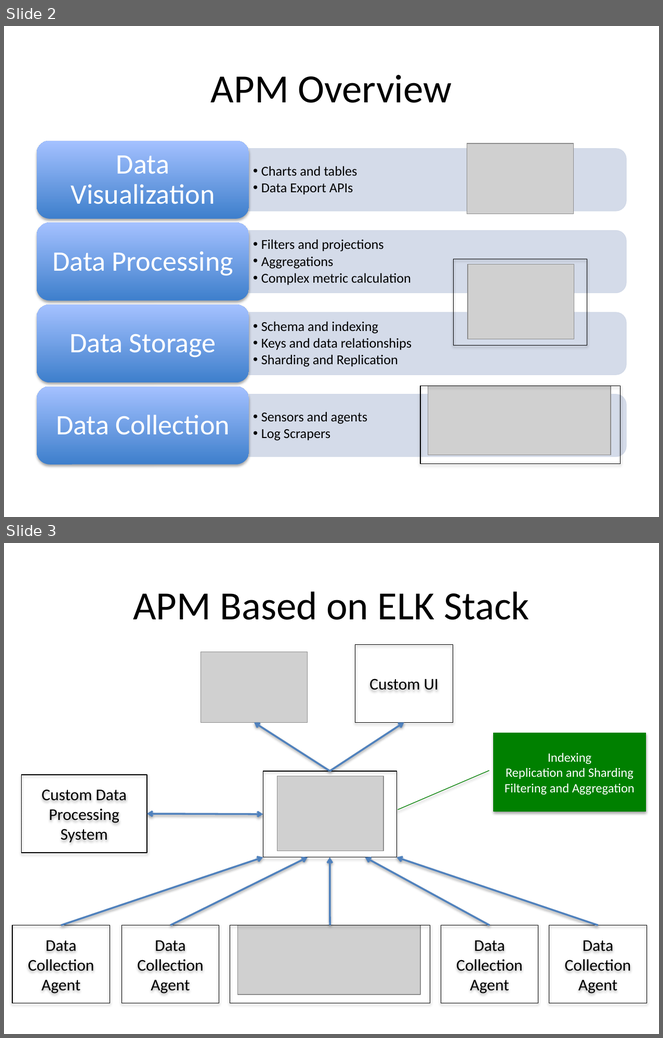
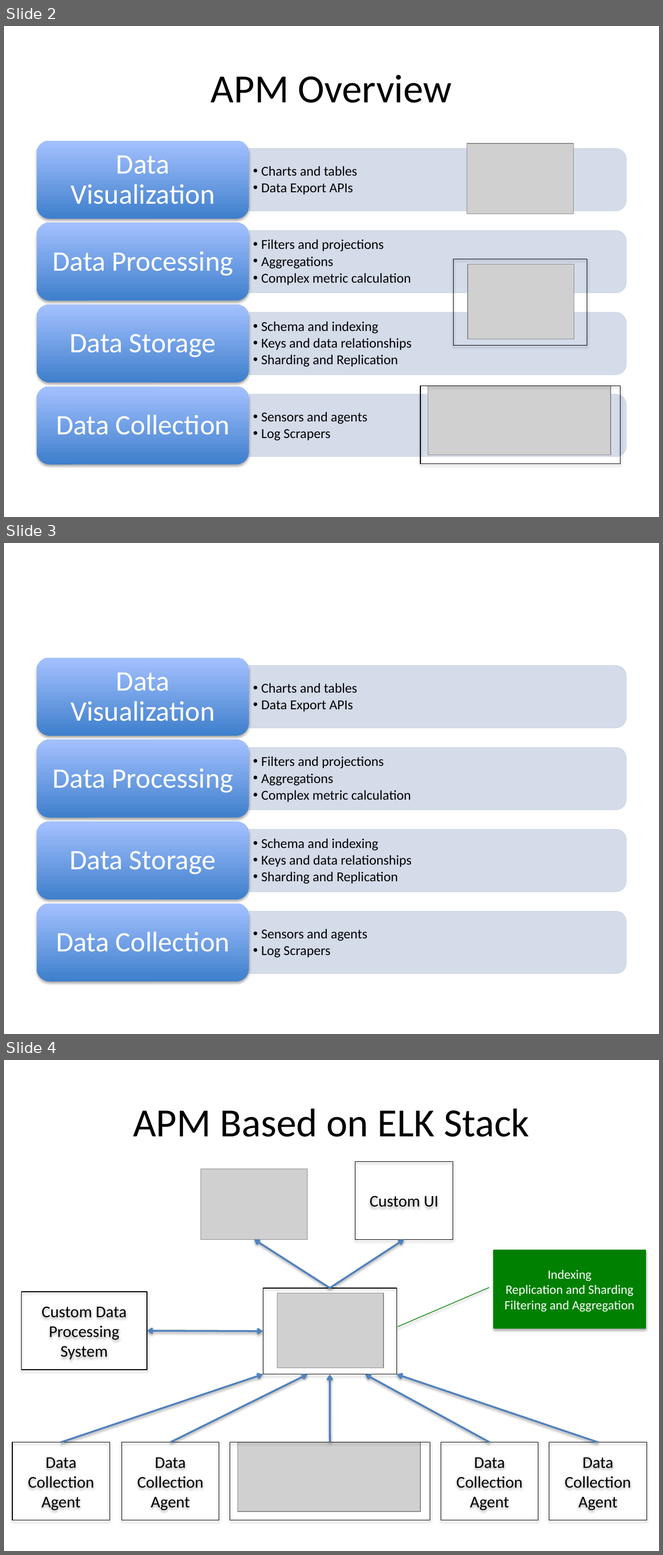
Before and after one commit to Dithn/eager-appscale, a slide deck: Eager/elk-experiment/Huawei_Presentation_1.pptx. Shown one above the other, each under a label of ours: slides 2 and 3 before the commit, slides 2, 3 and 4 after it. The pictures are 663x1038 and 663x1555 pixels, drawn with LibreOffice and Linux fonts; fonts in the diff are those of the drawing; grey boxes stand for pictures. Boxes give left, top, right and bottom in pixels: in the first picture for what was removed or moved away, otherwise in the second. Text is boxed around its words. In the diff, an @@ line names an element or a change of style, - is before the commit and + after.

```diff
--- a/Eager/elk-experiment/Huawei_Presentation_1.pptx
+++ b/Eager/elk-experiment/Huawei_Presentation_1.pptx
@@ slide 3 added at (x1=4, y1=543, x2=659, y2=1034), background #FFFFFF @@
@@ group added at (x1=37, y1=657, x2=626, y2=982): 8 texts, 4 round same rects, 4 rounded rectangles @@
+  •• Charts and tables
+  •• Data Export APIs
+Data Visualization
+  •• Filters and projections
+  •• Aggregations
+  •• Complex metric calculation
+Data Processing
+  •• Schema and indexing
+  •• Keys and data relationships
+  •• Sharding and Replication
+Data Storage
+  •• Sensors and agents
+  •• Log Scrapers
+Data Collection
@@ what was slide 3 is now slide 4 @@
```
Also in this commit, not shown: 2 other slides added, 3 other files.
